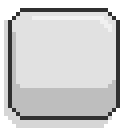
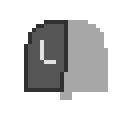
Layers edited between the first and the second 128 × 128 image:
removed layer "Capa 14" from group "Grupo 1 copia 2" over <box>8,8,120,120</box>
removed layer "Capa 16" (was 20%) from group "Grupo 1 copia 2" over <box>4,20,116,128</box>
removed layer "Capa 17" (was soft light) from group "Grupo 1 copia 2" over <box>32,16,112,32</box>
removed layer "Capa 15" from group "Grupo 1 copia 2" over <box>12,8,116,116</box>
showed group "raton" (5 layers) over <box>24,20,108,112</box>
